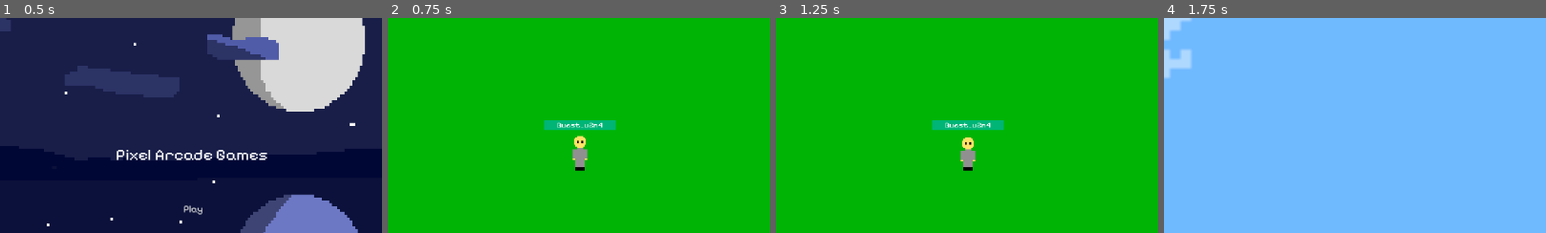
Above: before the commit, frames 1-4 (left to right).
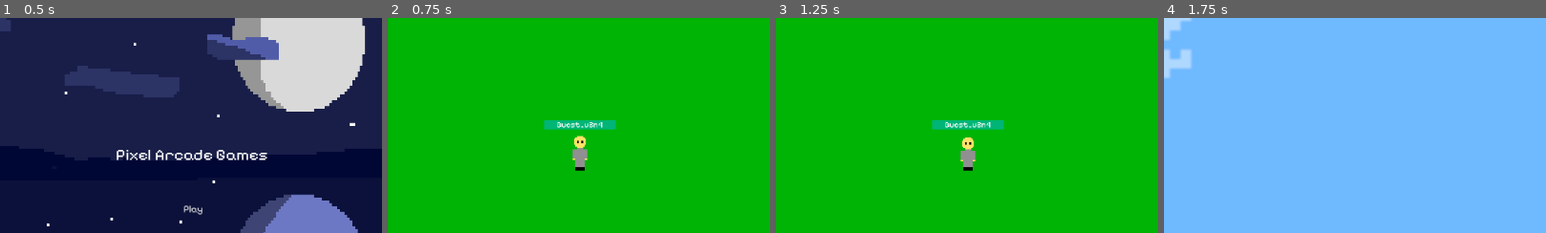
Above: after the commit, the same moments.

Repository: JohnRendell/Pixel_Arcade_Game
Game: Godot game, scene res://Interfaces/interface.tscn
Same seed, same stepped clock (60 frames per second), same inputs: the game is played once before the commit and once after it.
Inputs:
- Up to frame 1 (0.5 s): no input
- Up to frame 2 (0.75 s): click "Play" at 0.5 s
- Up to frame 3 (1.25 s): no input
- Up to frame 4 (1.75 s): click "Log in" at 1.25 s
The pictures show only the part of the screen within x 25-75%, y 18-68%; the shares and areas given below are measured in that part.

Frame 1 is identical in both runs. In frame 2, 0.2% of the frame differs, in the area x 41-60%, y 48-52%; in frame 3, 0.2%; in frame 4, nothing differs.

Commit message:
Fixes
-Fixed player's data retrieval, it is now working as intended.
-Fixed player join mechanism, it is now able to see player joined on lobby.
-More stuff to add

Diff:
--- a/Scripts/Global_Scripts/game_interface.gd
+++ b/Scripts/Global_Scripts/game_interface.gd
@@ -2,7 +2,7 @@
 
 @onready var playerTextCoordsLabel = $"CanvasLayer/Player Coordinates"
 
-func _process(delta: float):
+func _process(_delta: float):
 	var playerX = PlayerGlobalScript.playerCoords.x
 	var playerY = PlayerGlobalScript.playerCoords.y
 
--- a/Scripts/Lobby_Scripts/lobby_script.gd
+++ b/Scripts/Lobby_Scripts/lobby_script.gd
@@ -8,13 +8,19 @@
 #modals
 @onready var login_modal = $"Lobby UI/CanvasLayer/Log in Modal"
 
+#preload player assets
+var player_scene = preload("res://Sprites/player_2.tscn")
+
+#dictionary for joined players
+@export var joined_players = {}
+
 func _ready():
 	get_tree().get_root().add_child(playerUIInterface)
 	login_button.pressed.connect(open_login)
 
 	PlayerGlobalScript.player_name = guest_player_name_generator()
 
-func _process(delta: float):
+func _process(_delta: float):
 	var socket_data = SocketConnection.socket_data
 	check_for_players(socket_data)
 
@@ -28,22 +34,62 @@
 	var nums = ["0", "1", "2", "3", "4", "5", "6", "7", "8", "9"]
 
 	var randomNum = RandomNumberGenerator.new()
-	var name = ""
+	var playerName : String = ""
 
 	for i in range(2):
 		var char_index = randomNum.randi_range(0, len(letters) - 1)
 		var num_index = randomNum.randi_range(0, len(nums) - 1)
 
 		var temp_name = "%s%s" % [letters[char_index], nums[num_index]]
-		name += temp_name
+		playerName += temp_name
 
-	return "Guest_%s" % [name]
+	return "Guest_%s" % [playerName]
 
 func check_for_players(data):
-	if typeof(data) == TYPE_DICTIONARY:
-		if data.get("Socket_Type") == "playerSpawn":
-			var player_name = data.get("Player_Name")
-			var player_posX = data.get("Pos_X")
-			var player_posY = data.get("Pos_Y")
+	if typeof(data) == TYPE_DICTIONARY and data.get("Socket_Type") == "playerSpawn":
+		var player_name = data.get("Player_Name")
+		var player_posX = data.get("Pos_X")
+		var player_posY = data.get("Pos_Y")
 
-			print(player_name)
+		#player status
+		var isLeft = data.get("isLeft")
+		var isRight = data.get("isRight")
+		var isUp = data.get("isUp")
+		var isDown = data.get("isDown")
+		var isIdle = data.get("isIdle")
+
+		#set up variables on joined player
+		var player_join = player_scene.instantiate()
+
+		#fill player's data
+		player_join.player_name = player_name
+
+		#spawn the player
+		if PlayerGlobalScript.player_name != player_name:
+			if not joined_players.has(player_name):
+				player_join.position = Vector2(player_posX, player_posY)
+
+				#player status
+				player_join.isLeft = isLeft
+				player_join.isRight = isRight
+				player_join.isUp = isUp
+				player_join.isDown = isDown
+				player_join.isIdle = isIdle
+
+				#add the player to the dict
+				joined_players[player_name] = {
+					"Player": player_join,
+					"Position": Vector2(player_posX, player_posY)
+				}
+				$CanvasLayer.add_child(player_join)
+			else:
+				var player = joined_players[player_name]
+				player["Position"] = Vector2(player_posX, player_posY)
+				player["Player"].position = Vector2(player_posX, player_posY)
+
+				#player status
+				player["Player"].isLeft = isLeft
+				player["Player"].isRight = isRight
+				player["Player"].isUp =  isUp
+				player["Player"].isDown = isDown
+				player["Player"].isIdle = isIdle
--- a/Scripts/Player_Scripts/joined_playerInfo.gd
+++ b/Scripts/Player_Scripts/joined_playerInfo.gd
@@ -1,7 +1,35 @@
 extends Node
 
-@onready var player_anim = $AnimationPlayer
-@onready var player_name = $"Player Name"
+@onready var player_anim = $joined_Player_Sprite/AnimationPlayer
+@onready var player_name_text = $"Player Name"
+@onready var player_character = $"."
+
+@export var player_name = ""
+
+@export var isLeft = false
+@export var isRight = false
+@export var isUp = false
+@export var isDown = false
+@export var isIdle = false
 
 func _ready():
 	player_anim.play("idle_front")
+	player_name_text.text = player_name
+
+func _process(_delta: float):
+	$joined_Player_Sprite.flip_h = isLeft
+
+	if isIdle:
+		if isLeft or isRight:
+			player_anim.play("idle_side")
+		if isUp:
+			player_anim.play("idle_back")
+		if isDown:
+			player_anim.play("idle_front")
+	else:
+		if isLeft or isRight:
+			player_anim.play("walk_side")
+		if isUp:
+			player_anim.play("walk_back")
+		if isDown:
+			player_anim.play("walk_front")
--- a/Scripts/Player_Scripts/playerAnimation.gd
+++ b/Scripts/Player_Scripts/playerAnimation.gd
@@ -5,7 +5,7 @@
 func _ready():
 	anim.play("Idle_Front")
 
-func _process(delta):
+func _process(_delta):
 	if PlayerGlobalScript.isIdle:
 		if PlayerGlobalScript.isLeft or PlayerGlobalScript.isRight:
 			anim.play("Idle_Side")
--- a/Scripts/Player_Scripts/playerMovement.gd
+++ b/Scripts/Player_Scripts/playerMovement.gd
@@ -3,7 +3,7 @@
 @export var speed = 400
 @onready var sprite = $Player_Sprite
 
-func _physics_process(delta):
+func _physics_process(_delta):
 	var playerPos = Vector2()
 	var input_vector = Vector2.ZERO
 	input_vector.x = Input.get_action_strength("ui_right") - Input.get_action_strength("ui_left")
--- a/Scripts/Player_Scripts/player_character_info.gd
+++ b/Scripts/Player_Scripts/player_character_info.gd
@@ -1,6 +1,6 @@
 extends "res://Scripts/Player_Scripts/playerMovement.gd"
 
-func _process(delta: float):
+func _process(_delta: float):
 	var player_text = $"Player_Sprite/Player Name"
 	player_text.text = PlayerGlobalScript.player_name
 	GameSocket.player_spawn()
--- a/Scripts/Socket/game_socket.gd
+++ b/Scripts/Socket/game_socket.gd
@@ -7,6 +7,11 @@
 	SocketConnection.send_data({
 		"Socket_Type": "playerSpawn",
 		"Player_Name": playerName,
+		"isLeft": PlayerGlobalScript.isLeft,
+		"isRight": PlayerGlobalScript.isRight,
+		"isUp": PlayerGlobalScript.isUp,
+		"isDown": PlayerGlobalScript.isDown,
+		"isIdle": PlayerGlobalScript.isIdle,
 		"Pos_X": playerCoords.x,
 		"Pos_Y": playerCoords.y
 	})
--- a/Sprites/player_2.tscn
+++ b/Sprites/player_2.tscn
@@ -1,8 +1,40 @@
-[gd_scene load_steps=12 format=3 uid="uid://c2y030q84jpre"]
+[gd_scene load_steps=13 format=3 uid="uid://c2y030q84jpre"]
 
 [ext_resource type="Texture2D" uid="uid://dqlvll5wanwf6" path="res://Assets/Sprite_Slice/Default_Character.png" id="1_gqnx4"]
 [ext_resource type="Script" uid="uid://c3rd8mja72q4d" path="res://Scripts/Player_Scripts/joined_playerInfo.gd" id="2_oxcdl"]
 [ext_resource type="FontFile" uid="uid://bmdl23cbnw41b" path="res://Assets/Fonts/Pixelify_Sans/static/PixelifySans-Regular.ttf" id="2_thyxd"]
+
+[sub_resource type="Animation" id="Animation_thyxd"]
+length = 0.001
+tracks/0/type = "value"
+tracks/0/imported = false
+tracks/0/enabled = true
+tracks/0/path = NodePath("joined_Player_Sprite:frame")
+tracks/0/interp = 1
+tracks/0/loop_wrap = true
+tracks/0/keys = {
+"times": PackedFloat32Array(0),
+"transitions": PackedFloat32Array(1),
+"update": 1,
+"values": [8]
+}
+
+[sub_resource type="Animation" id="Animation_1jmsu"]
+resource_name = "idle_back"
+length = 0.4
+loop_mode = 1
+tracks/0/type = "value"
+tracks/0/imported = false
+tracks/0/enabled = true
+tracks/0/path = NodePath("joined_Player_Sprite:frame")
+tracks/0/interp = 1
+tracks/0/loop_wrap = true
+tracks/0/keys = {
+"times": PackedFloat32Array(0, 0.2),
+"transitions": PackedFloat32Array(1, 1),
+"update": 1,
+"values": [8, 9]
+}
 
 [sub_resource type="Animation" id="Animation_gqnx4"]
 resource_name = "idle_front"
@@ -11,7 +43,7 @@
 tracks/0/type = "value"
 tracks/0/imported = false
 tracks/0/enabled = true
-tracks/0/path = NodePath(".:frame")
+tracks/0/path = NodePath("joined_Player_Sprite:frame")
 tracks/0/interp = 1
 tracks/0/loop_wrap = true
 tracks/0/keys = {
@@ -21,21 +53,6 @@
 "values": [0, 1]
 }
 
-[sub_resource type="Animation" id="Animation_thyxd"]
-length = 0.001
-tracks/0/type = "value"
-tracks/0/imported = false
-tracks/0/enabled = true
-tracks/0/path = NodePath(".:frame")
-tracks/0/interp = 1
-tracks/0/loop_wrap = true
-tracks/0/keys = {
-"times": PackedFloat32Array(0),
-"transitions": PackedFloat32Array(1),
-"update": 1,
-"values": [0]
-}
-
 [sub_resource type="Animation" id="Animation_oxcdl"]
 resource_name = "idle_side"
 length = 0.4
@@ -43,7 +60,7 @@
 tracks/0/type = "value"
 tracks/0/imported = false
 tracks/0/enabled = true
-tracks/0/path = NodePath(".:frame")
+tracks/0/path = NodePath("joined_Player_Sprite:frame")
 tracks/0/interp = 1
 tracks/0/loop_wrap = true
 tracks/0/keys = {
@@ -53,21 +70,21 @@
 "values": [4, 5]
 }
 
-[sub_resource type="Animation" id="Animation_1jmsu"]
-resource_name = "idle_back"
+[sub_resource type="Animation" id="Animation_lq74j"]
+resource_name = "walk_back"
 length = 0.4
 loop_mode = 1
 tracks/0/type = "value"
 tracks/0/imported = false
 tracks/0/enabled = true
-tracks/0/path = NodePath(".:frame")
+tracks/0/path = NodePath("joined_Player_Sprite:frame")
 tracks/0/interp = 1
 tracks/0/loop_wrap = true
 tracks/0/keys = {
 "times": PackedFloat32Array(0, 0.2),
 "transitions": PackedFloat32Array(1, 1),
 "update": 1,
-"values": [8, 9]
+"values": [10, 11]
 }
 
 [sub_resource type="Animation" id="Animation_7ocxv"]
@@ -77,7 +94,7 @@
 tracks/0/type = "value"
 tracks/0/imported = false
 tracks/0/enabled = true
-tracks/0/path = NodePath(".:frame")
+tracks/0/path = NodePath("joined_Player_Sprite:frame")
 tracks/0/interp = 1
 tracks/0/loop_wrap = true
 tracks/0/keys = {
@@ -94,7 +111,7 @@
 tracks/0/type = "value"
 tracks/0/imported = false
 tracks/0/enabled = true
-tracks/0/path = NodePath(".:frame")
+tracks/0/path = NodePath("joined_Player_Sprite:frame")
 tracks/0/interp = 1
 tracks/0/loop_wrap = true
 tracks/0/keys = {
@@ -102,23 +119,6 @@
 "transitions": PackedFloat32Array(1, 1),
 "update": 1,
 "values": [6, 7]
-}
-
-[sub_resource type="Animation" id="Animation_lq74j"]
-resource_name = "walk_back"
-length = 0.4
-loop_mode = 1
-tracks/0/type = "value"
-tracks/0/imported = false
-tracks/0/enabled = true
-tracks/0/path = NodePath(".:frame")
-tracks/0/interp = 1
-tracks/0/loop_wrap = true
-tracks/0/keys = {
-"times": PackedFloat32Array(0, 0.2),
-"transitions": PackedFloat32Array(1, 1),
-"update": 1,
-"values": [10, 11]
 }
 
 [sub_resource type="AnimationLibrary" id="AnimationLibrary_thyxd"]
@@ -132,13 +132,21 @@
 &"walk_side": SubResource("Animation_bpjnn")
 }
 
-[node name="player_2" type="Sprite2D"]
+[sub_resource type="RectangleShape2D" id="RectangleShape2D_oxcdl"]
+size = Vector2(32, 72)
+
+[node name="Joined_Player_Body" type="CharacterBody2D"]
+scale = Vector2(0.5, 0.5)
+script = ExtResource("2_oxcdl")
+
+[node name="joined_Player_Sprite" type="Sprite2D" parent="."]
 texture = ExtResource("1_gqnx4")
 hframes = 8
 vframes = 2
-script = ExtResource("2_oxcdl")
+frame = 8
 
-[node name="AnimationPlayer" type="AnimationPlayer" parent="."]
+[node name="AnimationPlayer" type="AnimationPlayer" parent="joined_Player_Sprite"]
+root_node = NodePath("../..")
 libraries = {
 &"": SubResource("AnimationLibrary_thyxd")
 }
@@ -147,12 +155,16 @@
 anchors_preset = 5
 anchor_left = 0.5
 anchor_right = 0.5
-offset_left = -90.0
-offset_top = -69.5
-offset_right = 54.0
-offset_bottom = -49.5
+offset_left = -100.0
+offset_top = -70.0
+offset_right = 100.0
+offset_bottom = -50.0
 grow_horizontal = 2
 theme_override_fonts/normal_font = ExtResource("2_thyxd")
 text = "Player Name"
 horizontal_alignment = 1
 vertical_alignment = 1
+
+[node name="CollisionShape2D" type="CollisionShape2D" parent="."]
+position = Vector2(0, -4)
+shape = SubResource("RectangleShape2D_oxcdl")
--- a/Sprites/player_character.tscn
+++ b/Sprites/player_character.tscn
@@ -160,9 +160,9 @@
 anchor_left = 0.5
 anchor_right = 0.5
 offset_left = -90.0
-offset_top = -69.5
+offset_top = -70.0
 offset_right = 54.0
-offset_bottom = -49.5
+offset_bottom = -50.0
 grow_horizontal = 2
 theme_override_fonts/normal_font = ExtResource("4_27txk")
 theme_override_styles/normal = SubResource("StyleBoxFlat_vcs20")
Not shown, changed: Server/game_socket.js
